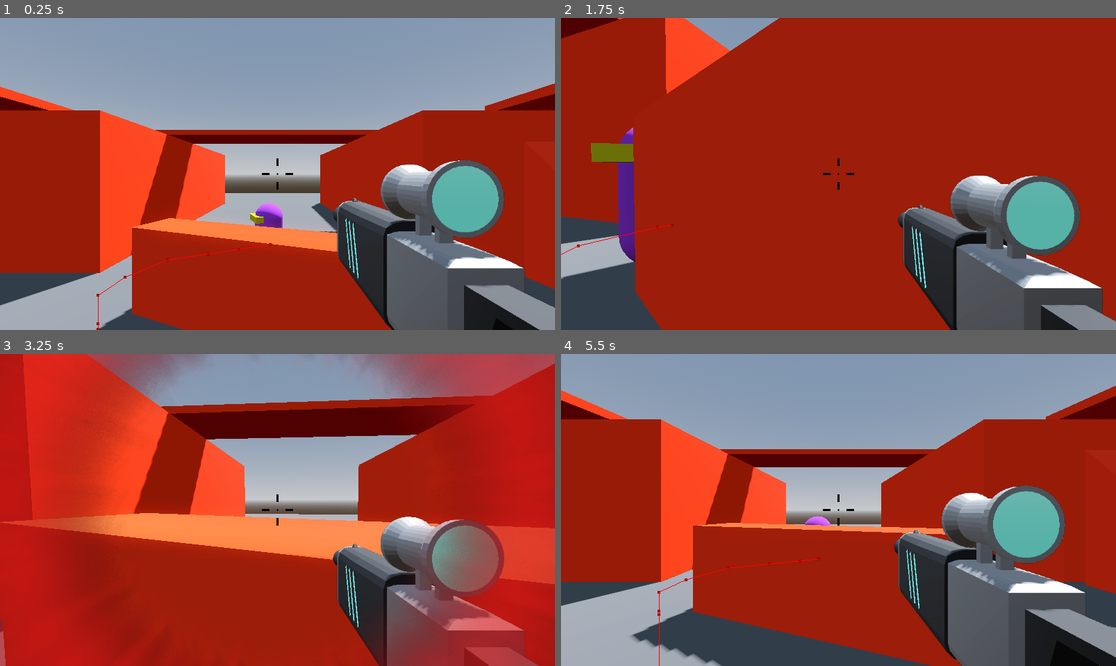
Above: before the commit, frames 1-4 (two rows, left to right).
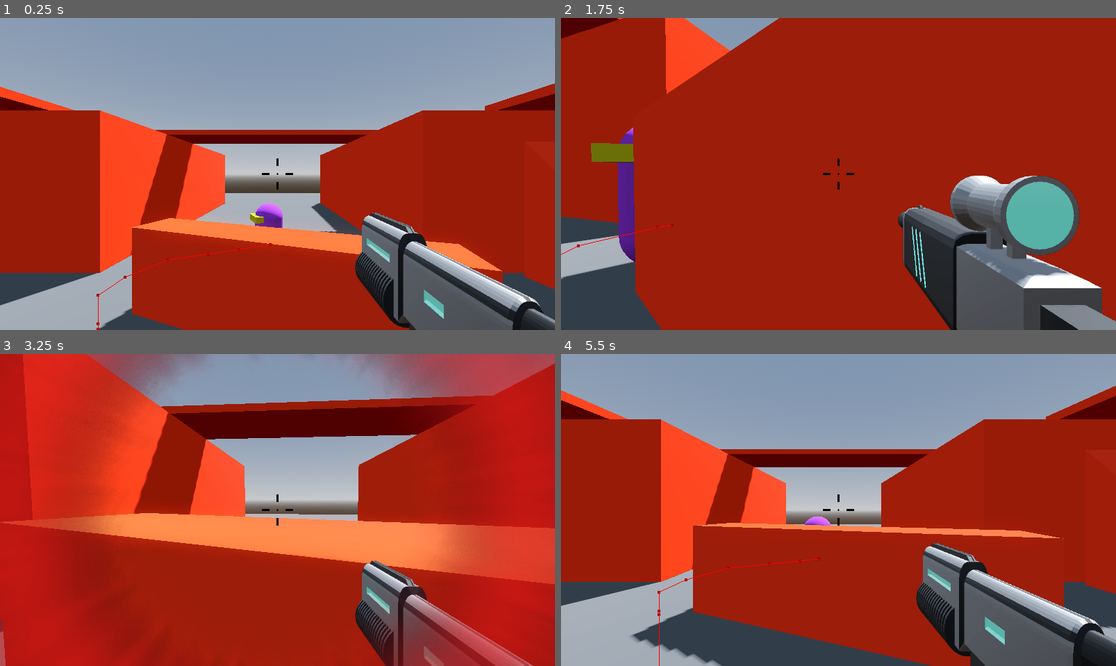
Above: after the commit, the same moments.

Repository: SpookyUboa/robo-rampage
Game: Godot game, scene res://Levels/Sandbox.tscn
Same seed, same stepped clock (60 frames per second), same inputs: the game is played once before the commit and once after it.
Inputs (mouse positions are in pixels of both pictures, inside the frame that each line leads up to):
- Up to frame 1 (0.25 s): no input
- Up to frame 2 (1.75 s): tap Enter (ui_accept) at 0.5, 0.77, 1.52 s; move the mouse to (866, 174) at 0.52 s; press the mouse at (866, 174) at 0.53 s; hold W (move_forward) from 0.53 s (still down); tap 1 (weapon_1) at 0.8, 1.35 s; move the mouse to (810, 174) at 1.27 s; release the mouse at (810, 174) at 1.28 s; tap 2 (weapon_2) at 1.55 s
- Up to frame 3 (3.25 s): keep holding W (move_forward); move the mouse to (288, 503) at 2.02 s; hold 2 (weapon_2) 2.03-2.78 s; tap Mouse wheel up (next_weapon, bound only after the commit) at 2.3, 2.85 s; move the mouse to (271, 516) at 2.77 s; tap Enter (ui_accept) at 3.02 s; tap Mouse wheel down (previous_weapon, bound only after the com… at 3.05 s
- Up to frame 4 (5.5 s): move the mouse to (877, 513) at 3.52 s; hold Mouse wheel down (previous_weapon, bound only after the com… 3.53-4.28 s; tap Enter (ui_accept) at 3.77, 4.52 s; click (877, 513) at 3.8 s; move the mouse to (794, 506) at 4.27 s; click (794, 506) at 4.35 s; tap 1 (weapon_1) at 4.55 s; release W (move_forward) at 5 s; click "AGAIN" at 5 s

The runs differ from the first frame. In frame 1, 11% of the frame differs, in the area x 59-100%, y 45-100%; in frame 2, 0.2%; in frame 3, 9.5%; in frame 4, 11%, in the area x 59-100%, y 42-100%.

Commit message:
weapon cycling

Diff:
--- a/Player/HitscanWeapon.gd
+++ b/Player/HitscanWeapon.gd
@@ -29,7 +29,6 @@
 	cooldown_timer.start(1.0 / fire_rate)
 	var collider := ray_cast_3d.get_collider()
 	weapon_mesh.position.x += recoil
-	print(collider)
 	if collider is Enemy:
 		collider.health -= weapon_damage
 	if collider != null:
--- a/Player/Player.tscn
+++ b/Player/Player.tscn
@@ -5,7 +5,7 @@
 [ext_resource type="Script" path="res://Player/Crosshair.gd" id="3_4tix3"]
 [ext_resource type="PackedScene" uid="uid://bxij6eug0pt6g" path="res://Player/Rifle.tscn" id="3_sfqh0"]
 [ext_resource type="Script" path="res://Player/WeaponManager.gd" id="4_hxckh"]
-[ext_resource type="PackedScene" uid="uid://b7hyg5bdh5x4h" path="res://Player/SMG.tscn" id="5_d0tmc"]
+[ext_resource type="PackedScene" uid="uid://b7hyg5bdh5x4h" path="res://Player/smg.tscn" id="5_d0tmc"]
 [ext_resource type="Texture2D" uid="uid://dqxdhmj28amlx" path="res://Player/damage.png" id="6_1bgd0"]
 [ext_resource type="PackedScene" uid="uid://o0rrvxn7xhhv" path="res://Player/game_over_menu.tscn" id="7_oafqr"]
 
@@ -100,6 +100,7 @@
 anchor_bottom = 1.0
 grow_horizontal = 2
 grow_vertical = 2
+mouse_filter = 2
 
 [node name="Crosshair" type="Control" parent="CenterContainer"]
 layout_mode = 2
@@ -128,18 +129,19 @@
 script = ExtResource("4_hxckh")
 speed = 50.0
 
+[node name="SMG" parent="SubViewportContainer/SubViewport/WeaponCamera/WeaponManager" instance=ExtResource("5_d0tmc")]
+transform = Transform3D(-6.55671e-08, 0, -1.5, 0, 1.5, 0, 1.5, 0, -6.55671e-08, 0, 0, 0)
+
 [node name="Rifle" parent="SubViewportContainer/SubViewport/WeaponCamera/WeaponManager" instance=ExtResource("3_sfqh0")]
 transform = Transform3D(-6.55671e-08, 0, -1.5, 0, 1.5, 0, 1.5, 0, -6.55671e-08, 0, 0, 0)
 visible = false
 
-[node name="SMG" parent="SubViewportContainer/SubViewport/WeaponCamera/WeaponManager" instance=ExtResource("5_d0tmc")]
-transform = Transform3D(-6.55671e-08, 0, -1.5, 0, 1.5, 0, 1.5, 0, -6.55671e-08, 0, 0, 0)
-
 [node name="DamageTexture" type="TextureRect" parent="."]
 modulate = Color(1, 1, 1, 0)
-offset_right = 40.0
-offset_bottom = 40.0
+offset_right = 1152.0
+offset_bottom = 648.0
 pivot_offset = Vector2(576, 324)
+mouse_filter = 2
 texture = ExtResource("6_1bgd0")
 
 [node name="DamageAnimationPlayer" type="AnimationPlayer" parent="DamageTexture"]
--- a/Player/WeaponManager.gd
+++ b/Player/WeaponManager.gd
@@ -11,7 +11,16 @@
 func _ready() -> void:
 	initial_offset = get_parent().global_transform.affine_inverse() * global_transform
 	initial_scale = scale
-	equip_weapon(rifle)
+	equip_weapon(smg)
+
+func _unhandled_input(event: InputEvent) -> void:
+	if event.is_action_pressed("weapon_1"):
+		equip_weapon(smg)
+	else:
+		if event.is_action_pressed("weapon_2"):
+			equip_weapon(rifle)
+	if event.is_action_pressed("next_weapon") or event.is_action_pressed("previous_weapon"):
+		cycle_weapon()
 
 func equip_weapon(weapon: Node3D) -> void:
 	for child in get_children():
@@ -22,14 +31,24 @@
 			child.visible = false
 			child.set_process(false)
 
+func cycle_weapon() -> void:
+	var index = get_current_index()
+	print("CURRENT INDEX: ", index)
+	if Input.is_action_pressed("next_weapon"):
+		index = wrapi(index + 1, 0, get_child_count())
+		equip_weapon(get_child(index))
+	elif Input.is_action_pressed("previous_weapon"):
+		index = wrapi(index - 1, 0, get_child_count())
+		equip_weapon(get_child(index))
+	print("NEW INDEX: ", index)
 
+func get_current_index() -> int:
+	for index in get_child_count():
+		if get_child(index).visible == true:
+			return index
+	return 0
 
 func _physics_process(delta: float) -> void:
-	if Input.is_action_just_pressed("weapon_1"):
-		equip_weapon(smg)
-	else:
-		if Input.is_action_just_pressed("weapon_2"):
-			equip_weapon(rifle)
 
 	var parent_transform = get_parent().global_transform
 	global_transform.origin = (parent_transform * initial_offset).origin
--- a/project.godot
+++ b/project.godot
@@ -57,3 +57,15 @@
 "events": [Object(InputEventKey,"resource_local_to_scene":false,"resource_name":"","device":-1,"window_id":0,"alt_pressed":false,"shift_pressed":false,"ctrl_pressed":false,"meta_pressed":false,"pressed":false,"keycode":0,"physical_keycode":50,"key_label":0,"unicode":50,"echo":false,"script":null)
 ]
 }
+next_weapon={
+"deadzone": 0.5,
+"events": [Object(InputEventMouseButton,"resource_local_to_scene":false,"resource_name":"","device":-1,"window_id":0,"alt_pressed":false,"shift_pressed":false,"ctrl_pressed":false,"meta_pressed":false,"button_mask":0,"position":Vector2(0, 0),"global_position":Vector2(0, 0),"factor":1.0,"button_index":4,"canceled":false,"pressed":false,"double_click":false,"script":null)
+, Object(InputEventKey,"resource_local_to_scene":false,"resource_name":"","device":-1,"window_id":0,"alt_pressed":false,"shift_pressed":false,"ctrl_pressed":false,"meta_pressed":false,"pressed":false,"keycode":0,"physical_keycode":4194437,"key_label":0,"unicode":43,"echo":false,"script":null)
+]
+}
+previous_weapon={
+"deadzone": 0.5,
+"events": [Object(InputEventMouseButton,"resource_local_to_scene":false,"resource_name":"","device":-1,"window_id":0,"alt_pressed":false,"shift_pressed":false,"ctrl_pressed":false,"meta_pressed":false,"button_mask":0,"position":Vector2(0, 0),"global_position":Vector2(0, 0),"factor":1.0,"button_index":5,"canceled":false,"pressed":false,"double_click":false,"script":null)
+, Object(InputEventKey,"resource_local_to_scene":false,"resource_name":"","device":-1,"window_id":0,"alt_pressed":false,"shift_pressed":false,"ctrl_pressed":false,"meta_pressed":false,"pressed":false,"keycode":0,"physical_keycode":4194435,"key_label":0,"unicode":45,"echo":false,"script":null)
+]
+}
